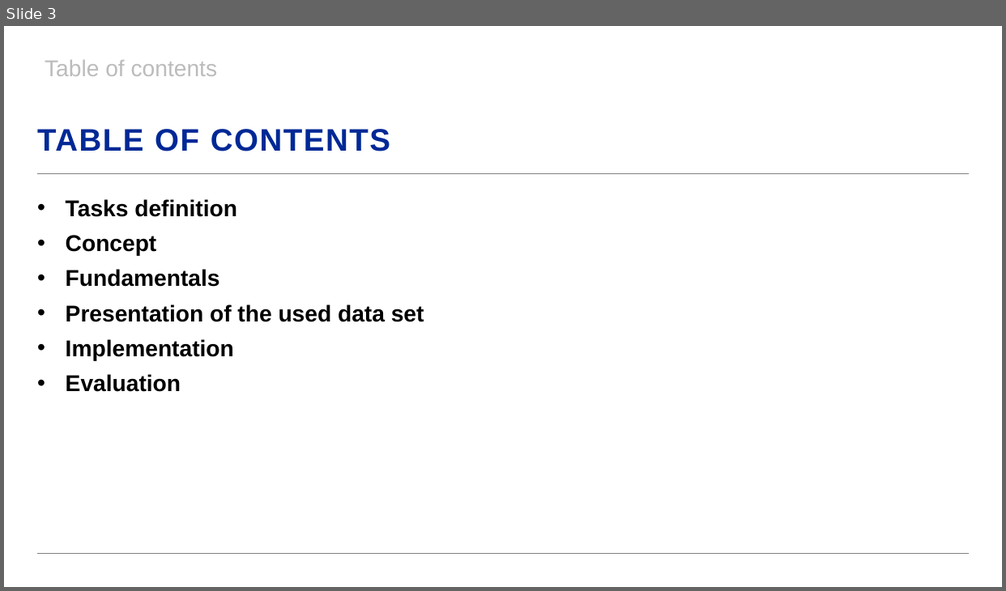
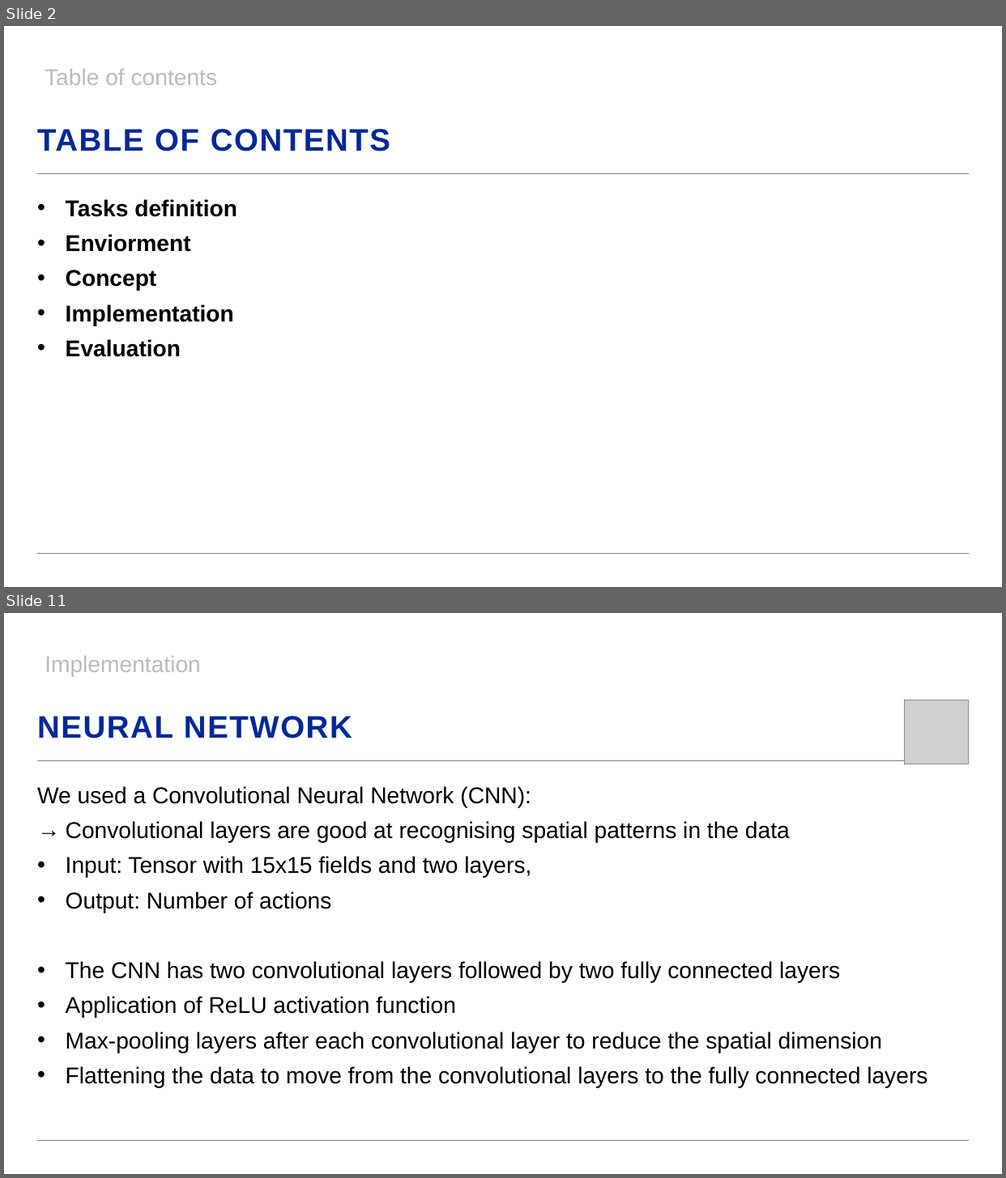
Before and after one commit to dominik-buecher/Architectur_Planning, a slide deck: Architecture_and_Planning.pptx. Shown one above the other, each under a label of ours: slide 3 before the commit, slides 2 and 11 after it; the slides between them are not shown. The pictures are 1006x591 and 1006x1178 pixels, drawn with LibreOffice and Linux fonts; fonts in the diff are those of the drawing; grey boxes stand for pictures; background and template pictures are left out. Boxes give left, top, right and bottom in pixels: in the first picture for what was removed or moved away, otherwise in the second. Text is boxed around its words. In the diff, an @@ line names an element or a change of style, - is before the commit and + after.

```diff
--- a/Architecture_and_Planning.pptx
+++ b/Architecture_and_Planning.pptx
@@ slide 11 added at [4,613,1002,1174], background #FFFFFF; not listed: 2 template elements that a slide beside it also shows @@
@@ text added at [44,656,201,677], 22 pt, text #BCBCBC @@
+Implementation
@@ picture added at [905,700,969,764] @@
@@ title added at [37,716,352,739], 30 pt, text #002896, bold @@
+NEURAL NETWORK
@@ text added at [37,786,927,1088], 22 pt, text #000000 @@
+We used a Convolutional Neural Network (CNN):
+→ Convolutional layers are good at recognising spatial patterns in the data
+• Input: Tensor with 15x15 fields and two layers,
+• Output: Number of actions
+• The CNN has two convolutional layers followed by two fully connected layers
+• Application of ReLU activation function
+• Max-pooling layers after each convolutional layer to reduce the spatial dimension
+• Flattening the data to move from the convolutional layers to the fully connected layers
@@ what was slide 3 is now slide 2 @@
@@ slide 2 changed as well @@
@@ text "Table of contents": place and size @@
-text "Table of contents" at [44,60,218,76]
+text "Table of contents" at [44,69,218,85]
@@ text at [66,234,191,252]: paragraph added @@
+• Enviorment
@@ text at [66,269,424,322]: paragraphs removed @@
-• Fundamentals
-• Presentation of the used data set
```
Also in this commit, not shown: 12 other slides added, 5 slides removed, 21 other files.
